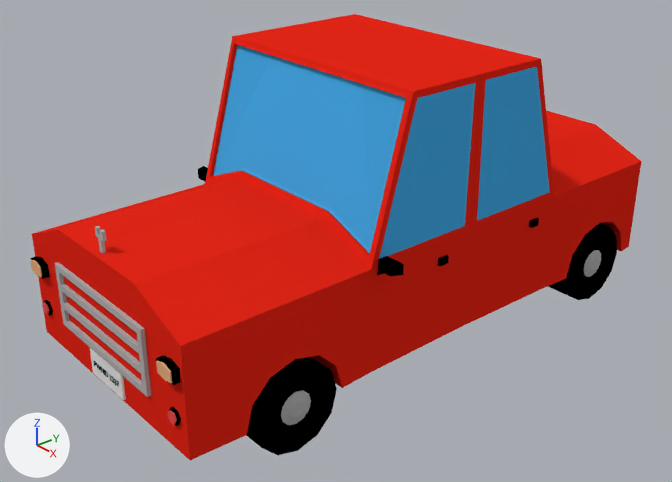
One commit to the Blender file Assets/Resources/3DModeles/Modèles inertes/Véhicules/car_red.blend: the scene before it, then after it.
The view is the same before and after, from a camera (50 mm lens) standing at (7.9, -7.42, 5.1) and looking at (-0.07, -0.61, 0.13). The axes (+X, +Y, +Z) are drawn at lower left. The lights are the same throughout.

In view in the first picture: 'Cube', 'Text.002'.
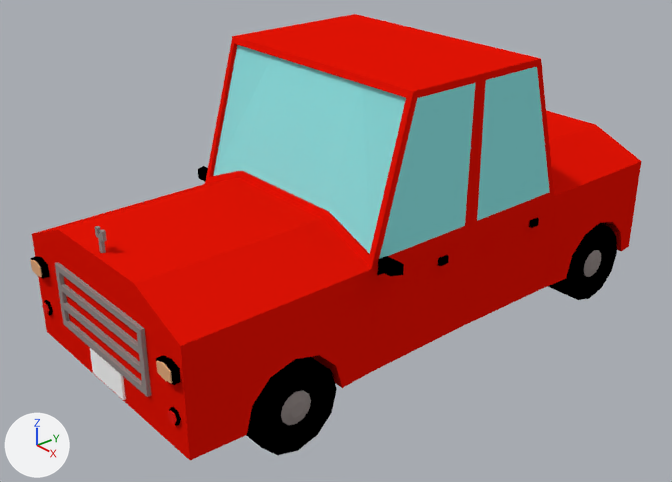
Changed parts and their boxes (x1, y1, x2, y2) in the pictures (672 x 482 px):
```json
{"object": "Text.002", "change": "deleted", "before": [94, 361, 119, 387]}
{"part": 1, "of": "me_cube", "change": "recoloured", "before": [32, 14, 641, 460], "after": [32, 14, 641, 460]}
{"part": 2, "of": "me_cube", "change": "recoloured", "before": [213, 45, 549, 259], "after": [213, 45, 549, 259], "on screen": "blue to cyan"}
{"part": 3, "of": "me_cube", "change": "recoloured", "before": [55, 226, 601, 425], "after": [55, 226, 601, 425]}
{"part": 4, "of": "me_cube", "change": "recoloured", "before": [42, 303, 177, 425], "after": [42, 303, 177, 425]}
{"part": 5, "of": "me_cube", "change": "recoloured", "before": [90, 348, 126, 400], "after": [90, 348, 126, 400]}
```

Edits to the scene script, one JSON object a line:
```json
{"op": "add", "block": "mat_white_car", "code": ["mat_white_car = diffuse_material('White_car')", "mat_white_car.base_color = (1.0, 1.0, 1.0)  # white #ffffff"]}
{"op": "add", "block": "mat_light_bottom_1", "code": ["mat_light_bottom_1 = diffuse_material('Light_bottom')", "mat_light_bottom_1.base_color = (0.799, 0.013, 0.00972)  # red #e71e19"]}
{"op": "add", "block": "mat_metal", "code": ["mat_metal = diffuse_material('Metal')", "mat_metal.base_color = (0.296, 0.254, 0.246)  # grey #948a88"]}
{"op": "add", "block": "mat_glass", "code": ["mat_glass = diffuse_material('Glass')", "mat_glass.base_color = (0.27, 0.799, 0.799)  # cyan #8ee7e7"]}
{"op": "add", "block": "mat_red_car", "code": ["mat_red_car = diffuse_material('Red_car')", "mat_red_car.base_color = (0.8, 0.00717, 0.00171)  # red #e71406"]}
{"block": "me_cube", "where": "me_cube.from_pydata(...)  # 1002 vertices, 948 faces; spans x -1.87..1.85, y -3.5..4.11, z -1.13..2.47"}
{"block": "me_cube", "where": "# used by ob_cube; location = (0.01, -0.42, 0.01)"}
{"op": "remove", "block": "me_cube", "code": "me_cube.materials.append(mat_black)  # black #000000"}
{"block": "me_cube", "change": "me_cube part 1: all 218 faces that had it switch from mat_car_color_main (red #e72718) to mat_red_car (red #e71406)"}
{"block": "me_cube", "change": "me_cube part 2: all 16 faces that had it switch from mat_windows (blue #44abe7) to mat_glass (cyan #8ee7e7)"}
{"block": "me_cube", "change": "me_cube part 3: all 206 faces that had it switch from mat_grey_metal (grey #afafaf) to mat_metal (grey #948a88)"}
{"block": "me_cube", "change": "me_cube part 4: all 28 faces that had it switch from mat_light_bottom (red #e75050) to mat_light_bottom_1 (red #e71e19)"}
{"block": "me_cube", "change": "me_cube part 5: all 12 faces that had it switch from mat_white (white #e7e7e7) to mat_white_car (white #ffffff)"}
{"op": "add", "block": "me_cube", "code": "me_cube.materials.append(mat_registration_plate_001)  # black #000000"}
{"op": "remove", "block": "ob_text_002", "code": ["ob_text_002 = bpy.data.objects.new('Text.002', txt_registration_plate)", "ob_text_002.location = (-0.27, -3.87, -0.43)", "ob_text_002.rotation_euler = (1.571, 0.0, 0.0)  # degrees (90, 0, 0)", "ob_text_002.scale = (0.102, 0.102, 0.102)"]}
```
